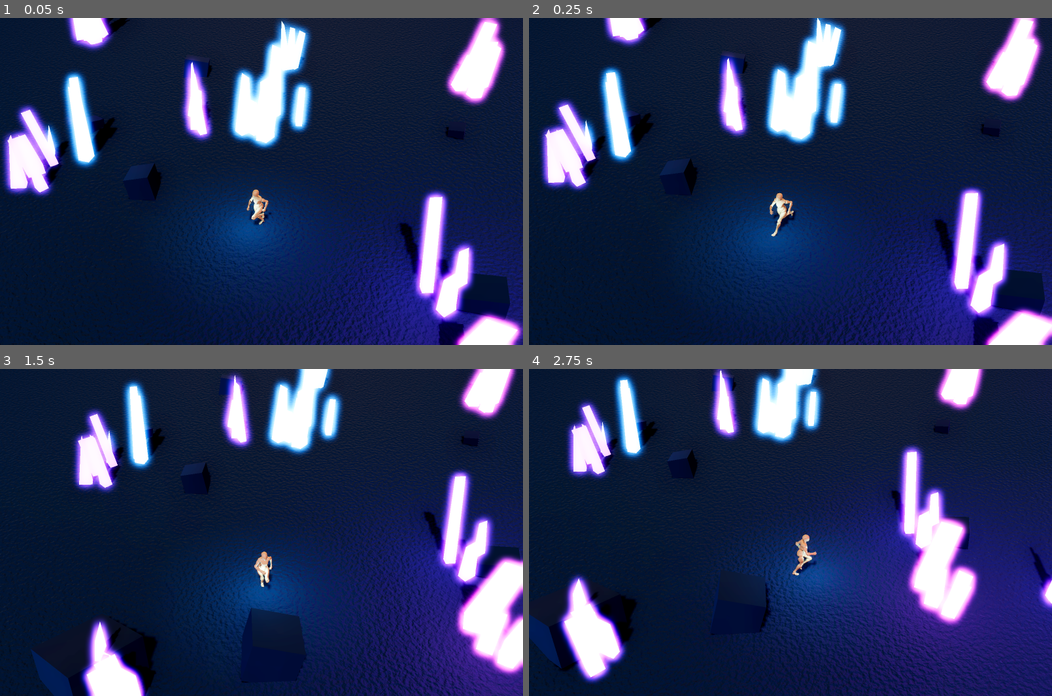
Above: before the commit, frames 1-4 (two rows, left to right).
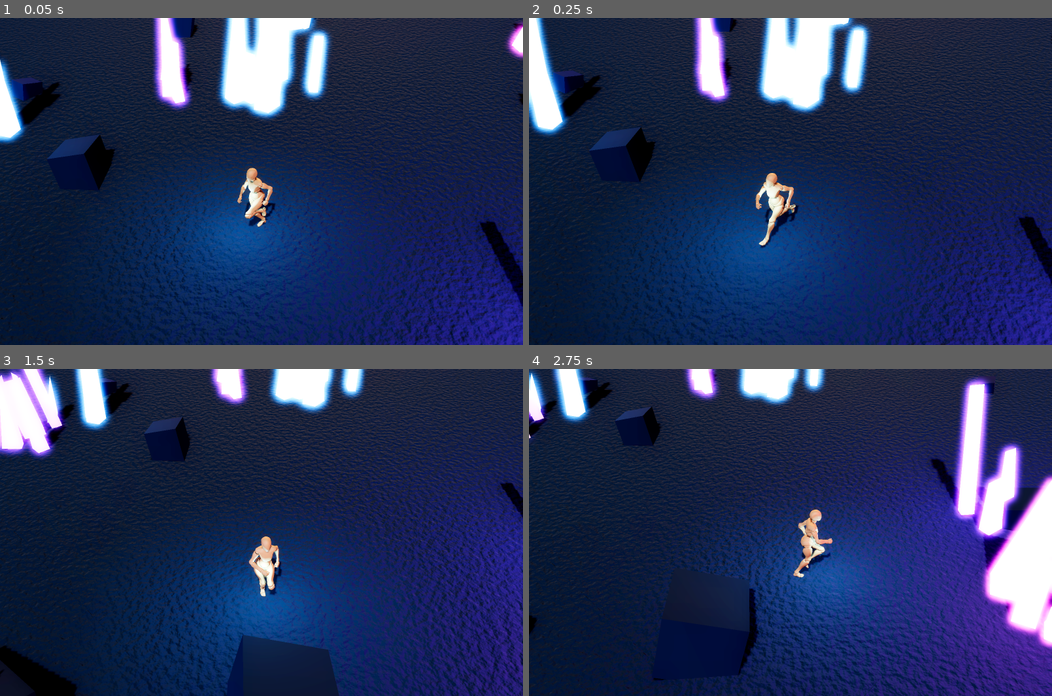
Above: after the commit, the same moments.

Repository: TalBM2010/Karl
Game: Godot game, scene res://scenes/main.tscn
The game is run twice, just before and just after one commit, with the same random seed, the same clock (stepped at 60 frames per second) and the same inputs.
Inputs:
- Up to frame 1 (0.05 s): no input
- Up to frame 2 (0.25 s): no input
- Up to frame 3 (1.5 s): no input
- Up to frame 4 (2.75 s): no input

The runs differ from the first frame. In frame 1, 46% of the frame differs, in the area x 0-100%, y 0-100%; in frame 2, 47%; in frame 3, 46%; in frame 4, 49%.

Commit message:
Godot: tighter D4 iso camera framing + plug-in module loader
- CAM_OFFSET pulled in so Carl reads as a prominent hero; boss-framing offset reserved
- _load_modules() auto-loads res://scripts/modules/{hud,combat,enemies,loot,floors,screens}.gd
  and calls setup(game), so feature builders each own one file and never touch orchestration
- signals hero_attacked / enemy_killed / floor_changed for modules to react to

Co-Authored-By: Claude Opus 4.8 <noreply@anthropic.com>
Claude-Session: https://claude.ai/code/session_01QsnfPsEi2Qe1QuKoUdiqD1

Diff:
--- a/godot/scripts/game.gd
+++ b/godot/scripts/game.gd
@@ -7,8 +7,10 @@
 ##
 ## Modules plug in by being added here; each exposes `build()` and optional `_process`.
 
-const CAM_OFFSET := Vector3(11.5, 15.5, 11.5)   # fixed pitched iso — the D4 signature
-const CAM_OFFSET_BOSS := Vector3(18.6, 25.1, 18.6)
+# Fixed pitched iso — the D4 signature. ~43° pitch; pulled close enough that Carl reads
+# as a prominent hero (~1/6 of frame height) sitting in the lower-middle third.
+const CAM_OFFSET := Vector3(7.4, 9.6, 7.4)
+const CAM_OFFSET_BOSS := Vector3(12.0, 15.5, 12.0)   # whole-boss framing for the Juicer
 const CaptureAgent := preload("res://scripts/capture.gd")
 
 var world: KarlWorld
@@ -22,6 +24,12 @@
 var _demo_t := 0.0
 var _attack_cd := 0.0
 var is_capture := false
+var modules := {}
+
+## Emitted so feature modules can react without touching this script.
+signal hero_attacked(target_pos: Vector3, damage: int, crit: bool)
+signal enemy_killed(pos: Vector3)
+signal floor_changed(index: int)
 
 func _ready() -> void:
 	is_capture = OS.get_cmdline_user_args().size() > 0
@@ -42,11 +50,31 @@
 	add_child(cam)
 	_cam_pos = _cam_target + CAM_OFFSET
 	cam.position = _cam_pos
-	cam.look_at(_cam_target + Vector3(0, 2.5, 0))
+	cam.look_at(_cam_target + Vector3(0, 1.6, 0))
+
+	_load_modules()
 
 	var cap: Node = CaptureAgent.new()
 	cap.name = "Capture"
 	add_child(cap)
+
+## Optional feature modules plug in here — each is res://scripts/modules/<name>.gd,
+## extends Node, and implements `setup(game)`. Missing files are skipped silently, so
+## builders can own one file each without ever touching this orchestration script.
+func _load_modules() -> void:
+	for m in ["hud", "combat", "enemies", "loot", "floors", "screens"]:
+		var path := "res://scripts/modules/%s.gd" % m
+		if not ResourceLoader.exists(path):
+			continue
+		var scr: Script = load(path)
+		if scr == null:
+			continue
+		var node: Node = scr.new()
+		node.name = m
+		add_child(node)
+		if node.has_method("setup"):
+			node.call("setup", self)
+		modules[m] = node
 
 func _process(delta: float) -> void:
 	_demo_director(delta)
@@ -76,4 +104,4 @@
 	_cam_target = _cam_target.lerp(hero_pos, 0.08)
 	_cam_pos = _cam_pos.lerp(_cam_target + CAM_OFFSET, 0.10)
 	cam.position = _cam_pos
-	cam.look_at(_cam_target + Vector3(0, 2.5, 0))
+	cam.look_at(_cam_target + Vector3(0, 1.6, 0))
